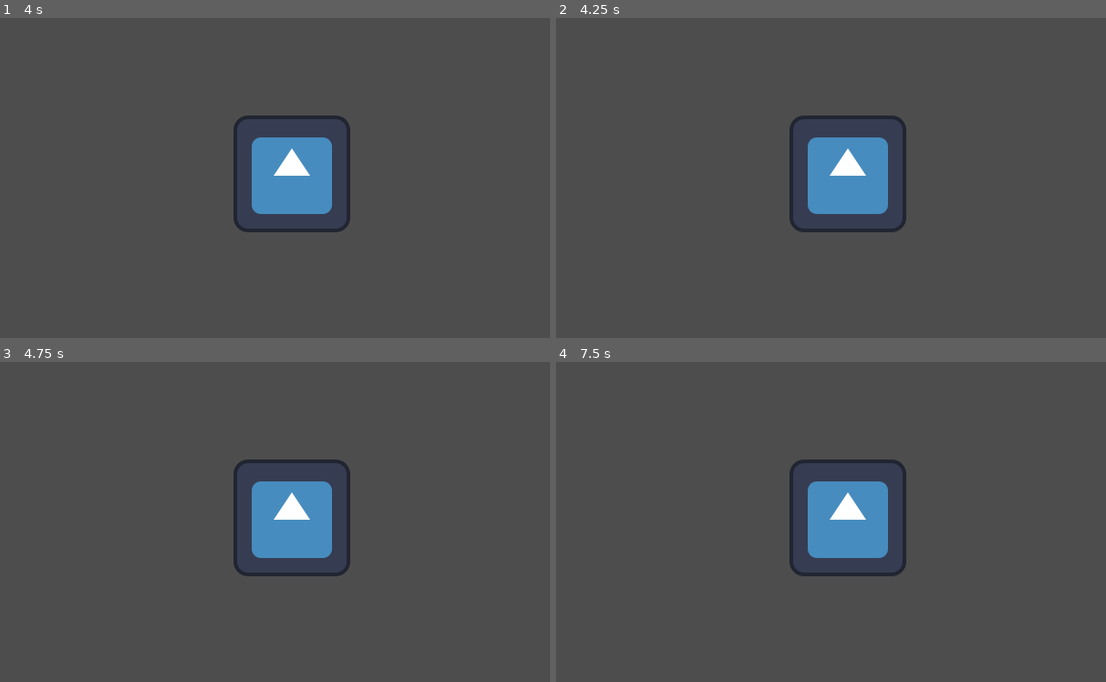
Above: before the commit, frames 1-4 (two rows, left to right).
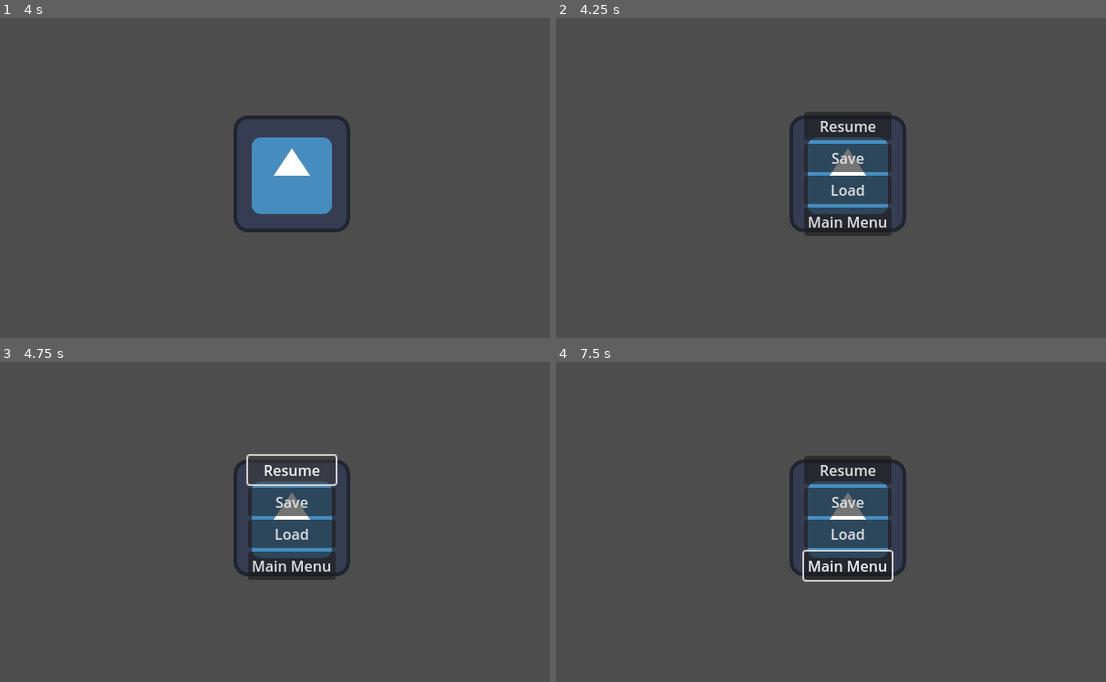
Above: after the commit, the same moments.

Repository: VeeT23/gmtk_2025
Game: Godot game, scene res://assets/world/main.tscn
Two runs of this game, one before a commit and one after it. Both use one fixed random seed, a clock stepped at 60 frames per second and the inputs below. This scene is started directly instead of the project's main scene. The engine's default icon, where the game draws it, is replaced by a stand-in: a white triangle on a blue panel in a dark square.
Inputs (mouse positions are in pixels of both pictures, inside the frame that each line leads up to):
- Up to frame 1 (4 s): tap Enter (ui_accept) at 0.5, 0.77, 1.52, 3.02, 3.5, 3.77 s; move the mouse to (418, 158) at 0.52 s; hold D (right) 0.53-2.03 s; click (418, 158) at 0.67 s; move the mouse to (176, 190) at 1.27 s; move the mouse to (352, 101) at 2.02 s; hold A (left) 2.03-2.78 s; move the mouse to (264, 238) at 2.77 s; hold D (right) from 2.78 s (still down); click (264, 238) at 2.92 s; move the mouse to (467, 222) at 3.52 s
- Up to frame 2 (4.25 s): keep holding D (right); tap Escape (escape_menu, bound only after the commit) at 4.15 s
- Up to frame 3 (4.75 s): release D (right) at 4.25 s; click (291, 470) at 4.25 s, where only the run after the commit has a clickable "Resume"
- Up to frame 4 (7.5 s): click (847, 502) at 5 s, where only the run after the commit has a clickable "Save"; click (847, 534) at 5.75 s, where only the run after the commit has a clickable "Load"; click (847, 566) at 6.5 s, where only the run after the commit has a clickable "Main Menu"; move the mouse to (671, 467) at 7.27 s; hold A (left) from 7.28 s (still down)

Frame 1 is identical in both runs. In frame 2, 5.2% of the frame differs, in the area x 45-62%, y 29-69%; in frame 3, 4.5%; in frame 4, 5.4%, in the area x 44-62%, y 29-69%.

Commit message:
pause menu

Diff:
--- a/assets/world/main.tscn
+++ b/assets/world/main.tscn
@@ -1,7 +1,8 @@
-[gd_scene load_steps=4 format=3 uid="uid://b7jiphcimusao"]
+[gd_scene load_steps=5 format=3 uid="uid://b7jiphcimusao"]
 
 [ext_resource type="Texture2D" uid="uid://djgvq6j03md4n" path="res://icon.svg" id="1_btw8h"]
 [ext_resource type="PackedScene" uid="uid://ddbxenocco7fj" path="res://assets/player/player.tscn" id="2_p0te5"]
+[ext_resource type="PackedScene" uid="uid://djljcsbd0b42u" path="res://ui/pause_menu.tscn" id="3_p0te5"]
 
 [sub_resource type="RectangleShape2D" id="RectangleShape2D_0hol4"]
 size = Vector2(128, 128)
@@ -60,3 +61,7 @@
 
 [node name="Icon" type="Sprite2D" parent="StaticBody2D5"]
 texture = ExtResource("1_btw8h")
+
+[node name="CanvasLayer" type="CanvasLayer" parent="."]
+
+[node name="PauseMenu" parent="CanvasLayer" instance=ExtResource("3_p0te5")]
--- a/project.godot
+++ b/project.godot
@@ -48,3 +48,8 @@
 "events": [Object(InputEventKey,"resource_local_to_scene":false,"resource_name":"","device":-1,"window_id":0,"alt_press …(192 unchanged characters)…
 ]
 }
+escape_menu={
+"deadzone": 0.2,
+"events": [Object(InputEventKey,"resource_local_to_scene":false,"resource_name":"","device":-1,"window_id":0,"alt_pressed":false,"shift_pressed":false,"ctrl_pressed":false,"meta_pressed":false,"pressed":false,"keycode":0,"physical_keycode":4194305,"key_label":0,"unicode":0,"location":0,"echo":false,"script":null)
+]
+}
--- /dev/null
+++ b/ui/pause_menu.gd
@@ -0,0 +1,11 @@
+extends Control
+
+func _ready() -> void:
+	hide()
+
+func _input(event: InputEvent) -> void:
+	if event.is_action_pressed("escape_menu"): #Escape button
+		if visible:
+			hide()
+		else:
+			show()
--- a/ui/pause_menu.tscn
+++ b/ui/pause_menu.tscn
@@ -1,4 +1,6 @@
-[gd_scene format=3 uid="uid://djljcsbd0b42u"]
+[gd_scene load_steps=2 format=3 uid="uid://djljcsbd0b42u"]
+
+[ext_resource type="Script" uid="uid://dumujbvorv0nm" path="res://ui/pause_menu.gd" id="1_50142"]
 
 [node name="PauseMenu" type="Control"]
 layout_mode = 3
@@ -7,3 +9,32 @@
 anchor_bottom = 1.0
 grow_horizontal = 2
 grow_vertical = 2
+script = ExtResource("1_50142")
+
+[node name="CenterContainer" type="CenterContainer" parent="."]
+layout_mode = 1
+anchors_preset = 15
+anchor_right = 1.0
+anchor_bottom = 1.0
+grow_horizontal = 2
+grow_vertical = 2
+
+[node name="VBoxContainer" type="VBoxContainer" parent="CenterContainer"]
+layout_mode = 2
+alignment = 1
+
+[node name="ResumeButton" type="Button" parent="CenterContainer/VBoxContainer"]
+layout_mode = 2
+text = "Resume"
+
+[node name="SaveButton" type="Button" parent="CenterContainer/VBoxContainer"]
+layout_mode = 2
+text = "Save"
+
+[node name="LoadButton" type="Button" parent="CenterContainer/VBoxContainer"]
+layout_mode = 2
+text = "Load"
+
+[node name="MainMenuButton" type="Button" parent="CenterContainer/VBoxContainer"]
+layout_mode = 2
+text = "Main Menu"
Not shown, added: ui/pause_menu.gd.uid
